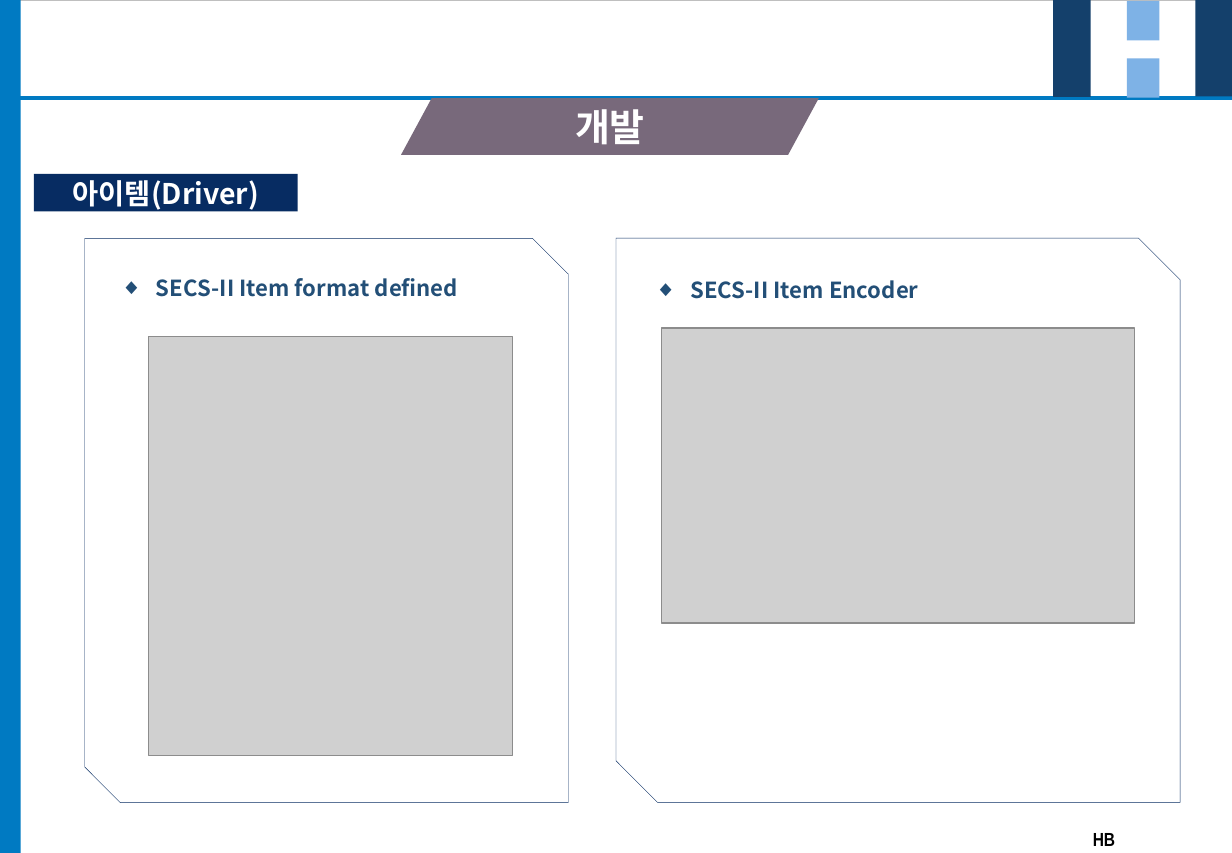
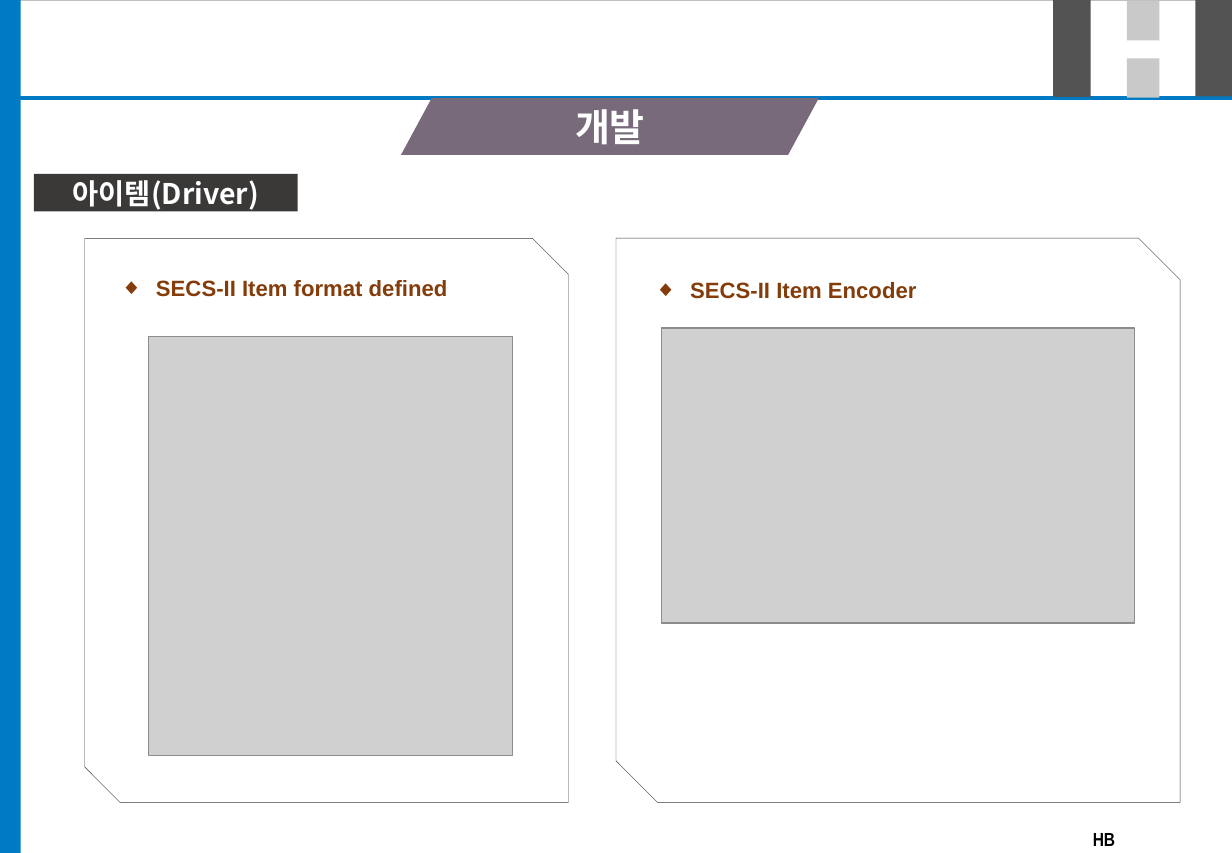
Before and after one commit to SeafoodMan/SeafoodMan, a slide deck: slide 9 of report/readme/docs/SECS Driver.pptx. Drawn at 1232x853 pixels with LibreOffice and Linux fonts; fonts in the diff are those of the drawing; grey boxes stand for pictures; background and template pictures are left out. Boxes give left, top, right and bottom in pixels: in the first picture for what was removed or moved away, otherwise in the second. Text is boxed around its words. In the diff, an @@ line names an element or a change of style, - is before the commit and + after.

```diff
--- a/report/readme/docs/SECS Driver.pptx
+++ b/report/readme/docs/SECS Driver.pptx
@@ rectangle at (1053, 0, 1091, 97): fill #143F6A to #525252 @@
@@ rectangle at (1127, 1, 1160, 41): fill #7EB2E6 to #C9C9C9 @@
@@ rectangle at (1196, 0, 1232, 97): fill #143F6A to #525252 @@
@@ rectangle at (1127, 58, 1160, 98): fill #7EB2E6 to #C9C9C9 @@
@@ rectangle "아이템(Driver)" at (34, 174, 298, 212): fill #072C62 to #3B3838 @@
@@ snip diag rect "SECS-II Item format defined" at (85, 239, 569, 803): font Noto Sans CJK KR to Arial, text colour #234F77 to #843C0B; outline #072C62 0.25 pt to #3B3838 0.25 pt @@
@@ snip diag rect "SECS-II Item Encoder" at (617, 238, 1181, 802): font Noto Sans CJK KR to Arial, text colour #234F77 to #843C0B; outline #072C62 0.25 pt to #3B3838 0.25 pt @@
```
Also in this commit, not shown: 24 other slides changed, 1 other file.
